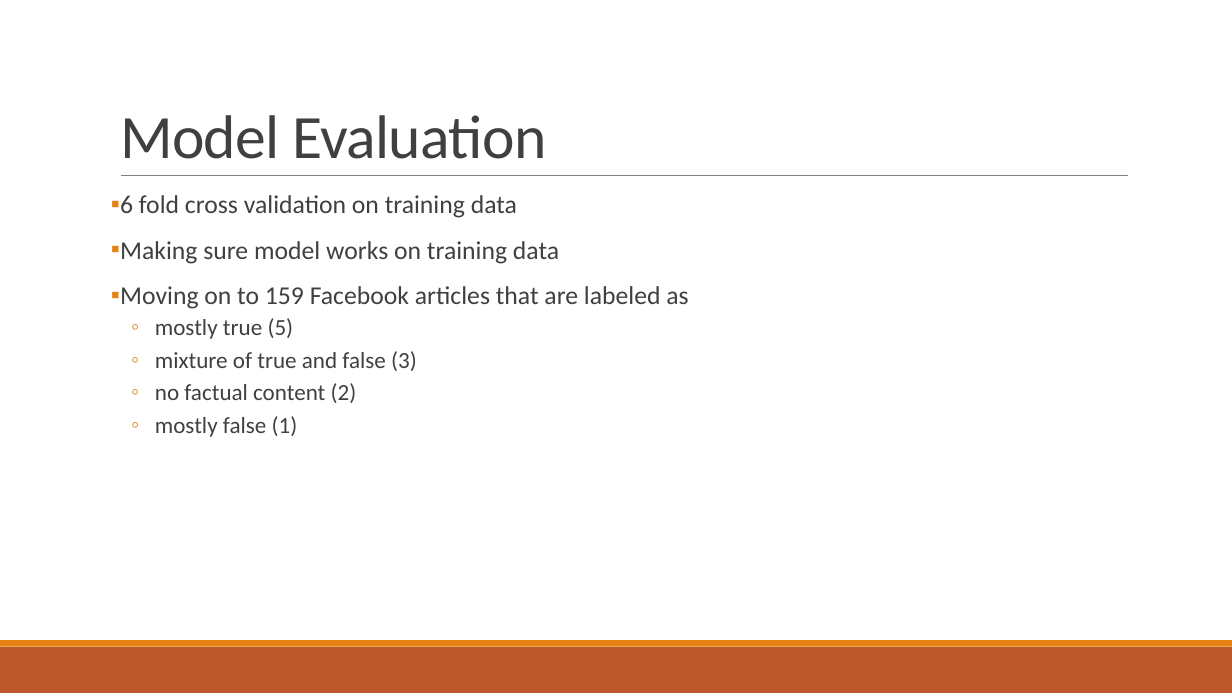
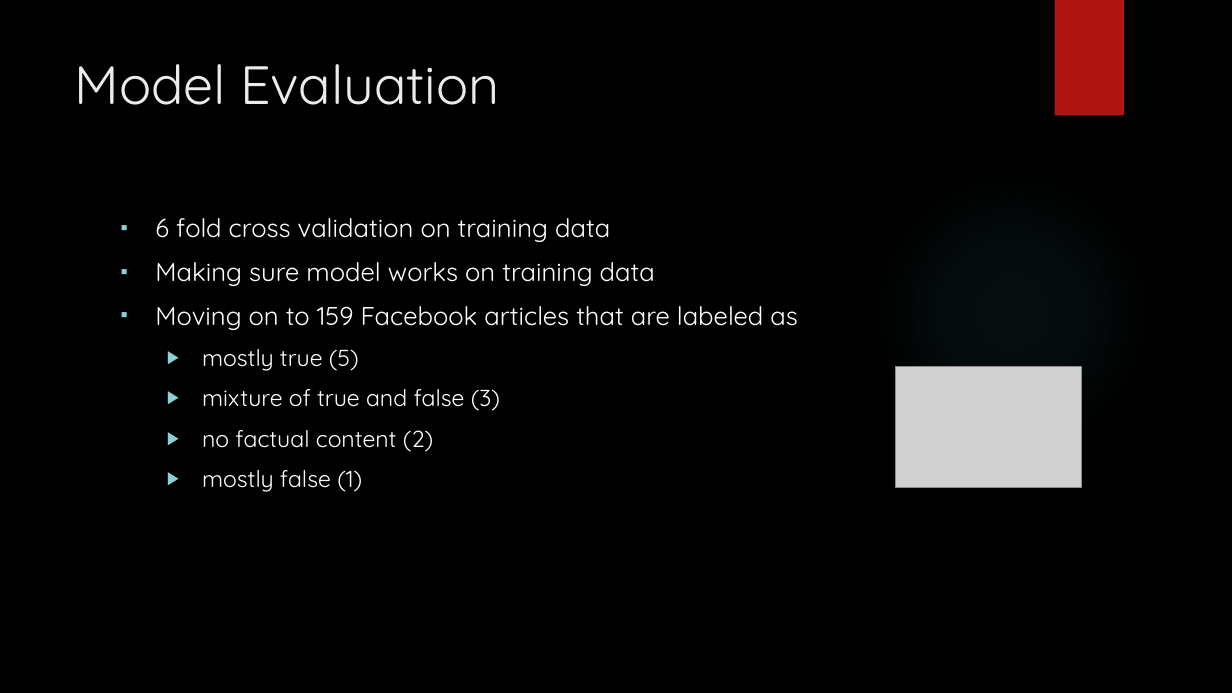
Before and after one commit to yanglinfang/W266FakeNewsIdentification, a slide deck: slide 10 of Low Quality News Identification.pptx (slide 9 before the commit). Drawn at 1232x693 pixels with LibreOffice and Linux fonts; fonts in the diff are those of the drawing; grey boxes stand for pictures; background and template pictures are left out. Boxes give left, top, right and bottom in pixels: in the first picture for what was removed or moved away, otherwise in the second. Text is boxed around its words. In the diff, an @@ line names an element or a change of style, - is before the commit and + after.

Commit message:
add pictures

```diff
--- a/Low Quality News Identification.pptx
+++ b/Low Quality News Identification.pptx
@@ background #FFFFFF to picture (left out) @@
@@ rectangle added at (1055, 0, 1124, 116), fill #B01513 @@
@@ title "Model Evaluation": place and size @@
-title "Model Evaluation" at (120, 115, 546, 159)
+title "Model Evaluation" at (75, 64, 500, 105)
@@ title "Model Evaluation" at (75, 64, 500, 105): size 48 to 42 pt, font Calibri to Quicksand, text colour #404040 to #EBEBEB, letter spacing -0.5 to 0 pt; line spacing 0.85 to 1; vertical alignment bottom to top @@
@@ line removed from (121, 176) to (1128, 176) @@
@@ ellipse added at (870, 169, 1154, 454), fill gradient #50B9C1 @@
@@ text "6 fold cross validation on ...": place and size @@
-text "6 fold cross validation on ..." at (120, 195, 688, 437)
+text "6 fold cross validation on ..." at (155, 218, 798, 492)
@@ text "6 fold cross validation on ..." at (155, 218, 798, 492): font Calibri to Quicksand, text colour #404040 to #FFFFFF; indent changed; line spacing 0.9 to 1; less space between paragraphs; bullet colour #E48312 to #8AD0D6; bullet ◦ to ▶; more space between paragraphs @@
@@ picture added at (896, 367, 1082, 488) @@
@@ rectangle removed at (0, 647, 1232, 693) @@
@@ rectangle removed at (0, 640, 1232, 647) @@
```
Also in this commit, not shown: 8 other slides changed, 2 slides added, 1 slide removed.
